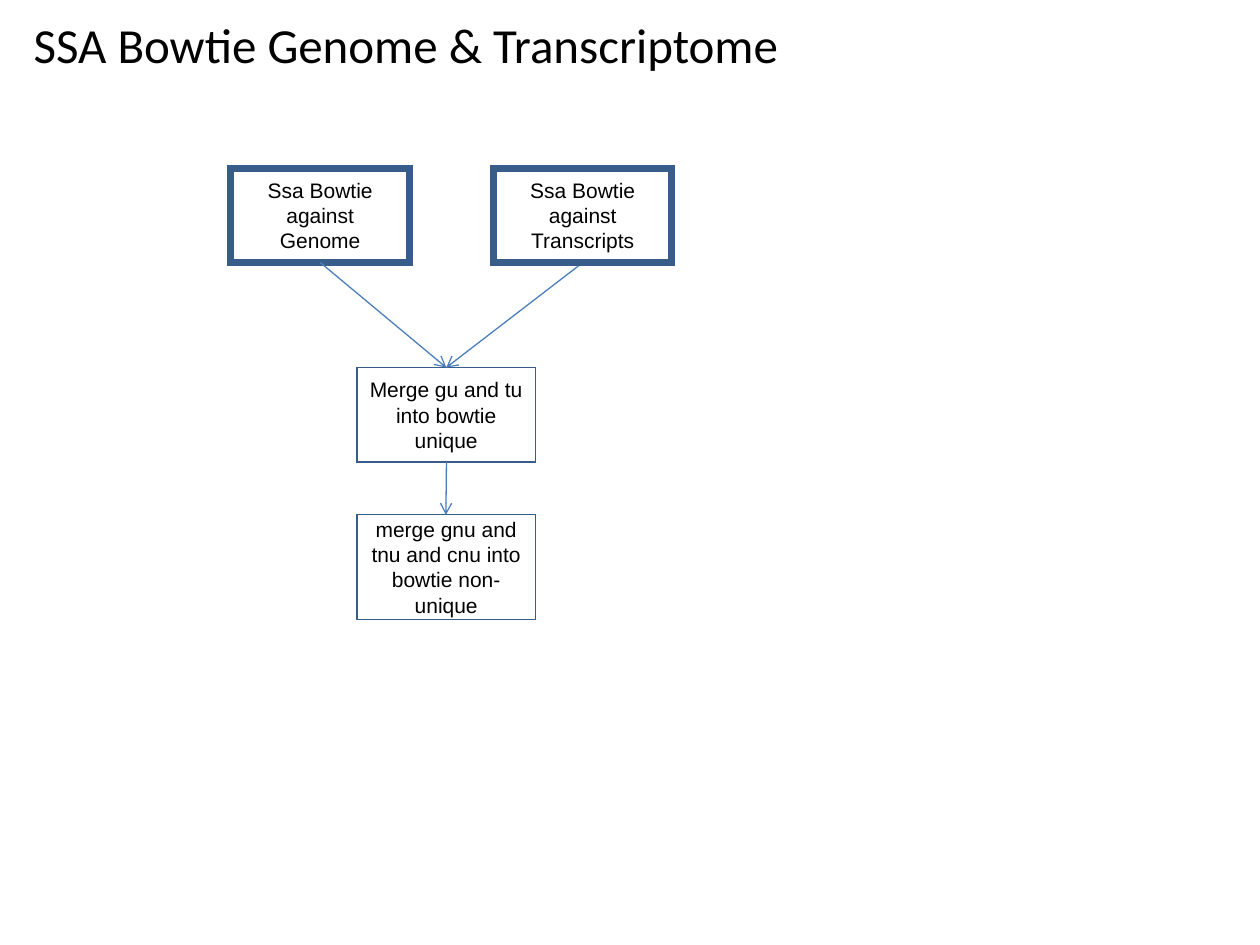
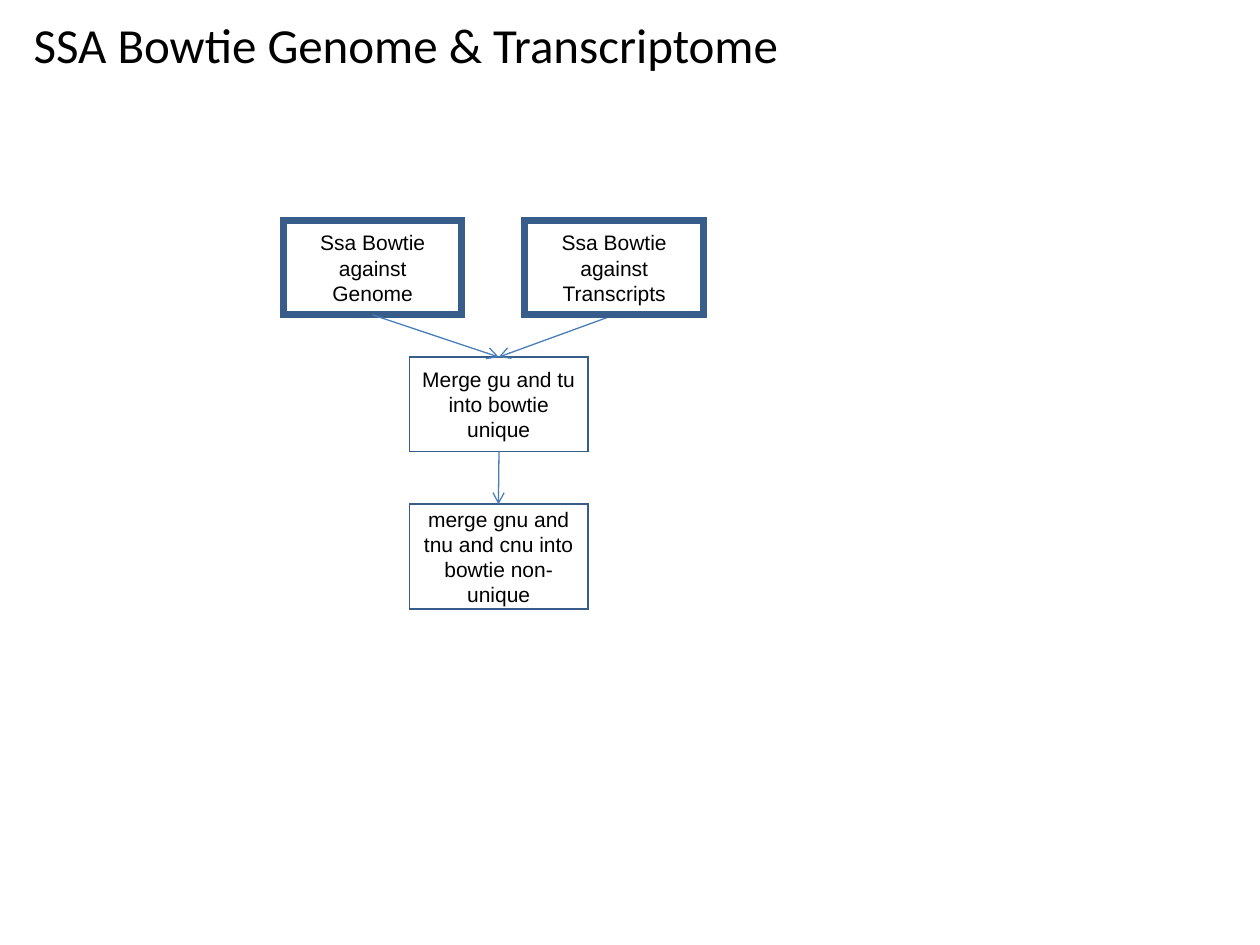
Before and after one commit to VEuPathDB/ApiCommonWorkflow, a slide deck: slide 53 of Main/doc/IntegratedWorkflow.ppt. Drawn at 1260x945 pixels with LibreOffice and Linux fonts; fonts in the diff are those of the drawing. Boxes give left, top, right and bottom in pixels: in the first picture for what was removed or moved away, otherwise in the second. Text is boxed around its words. In the diff, an @@ line names an element or a change of style, - is before the commit and + after.

```diff
--- a/Main/doc/IntegratedWorkflow.ppt
+++ b/Main/doc/IntegratedWorkflow.ppt
@@ rectangle "Ssa Bowtie against Genome": place and size @@
-rectangle "Ssa Bowtie against Genome" at [231, 168, 410, 262]
+rectangle "Ssa Bowtie against Genome" at [284, 220, 462, 315]
@@ rectangle "Ssa Bowtie against Transcripts": place and size @@
-rectangle "Ssa Bowtie against Transcripts" at [494, 168, 673, 262]
+rectangle "Ssa Bowtie against Transcripts" at [525, 220, 704, 315]
@@ arrow moved from (320, 262) - (446, 368) to (373, 315) - (499, 357) @@
@@ arrow moved from (583, 262) - (446, 368) to (615, 315) - (499, 357) @@
@@ 2 rectangles, 1 arrow: place and size @@
-2 rectangles, 1 arrow at [357, 368, 536, 619]
+2 rectangles, 1 arrow at [410, 357, 588, 609]
```
Also in this commit, not shown: 4 other slides changed, 4 other files.
